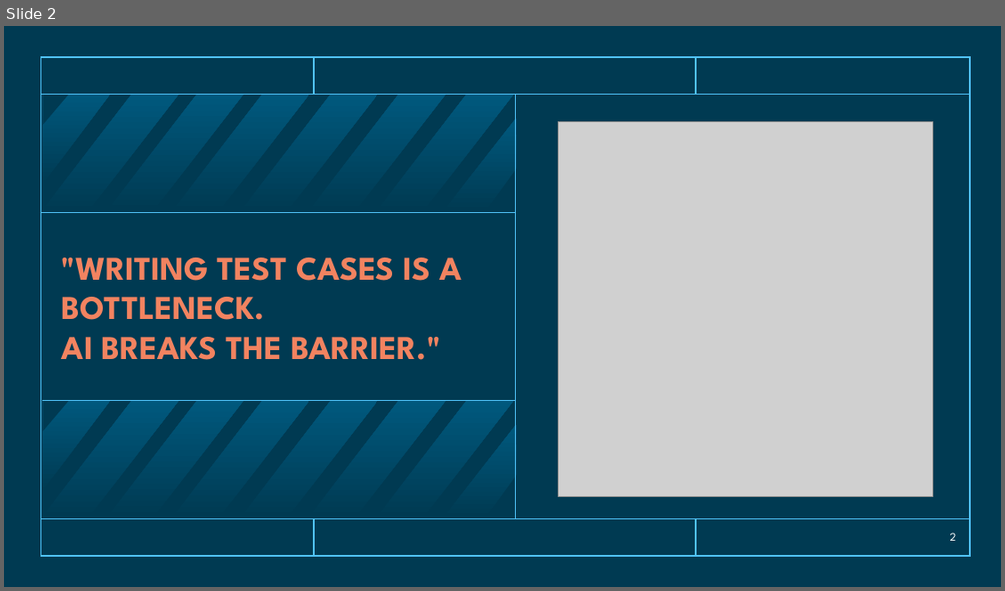
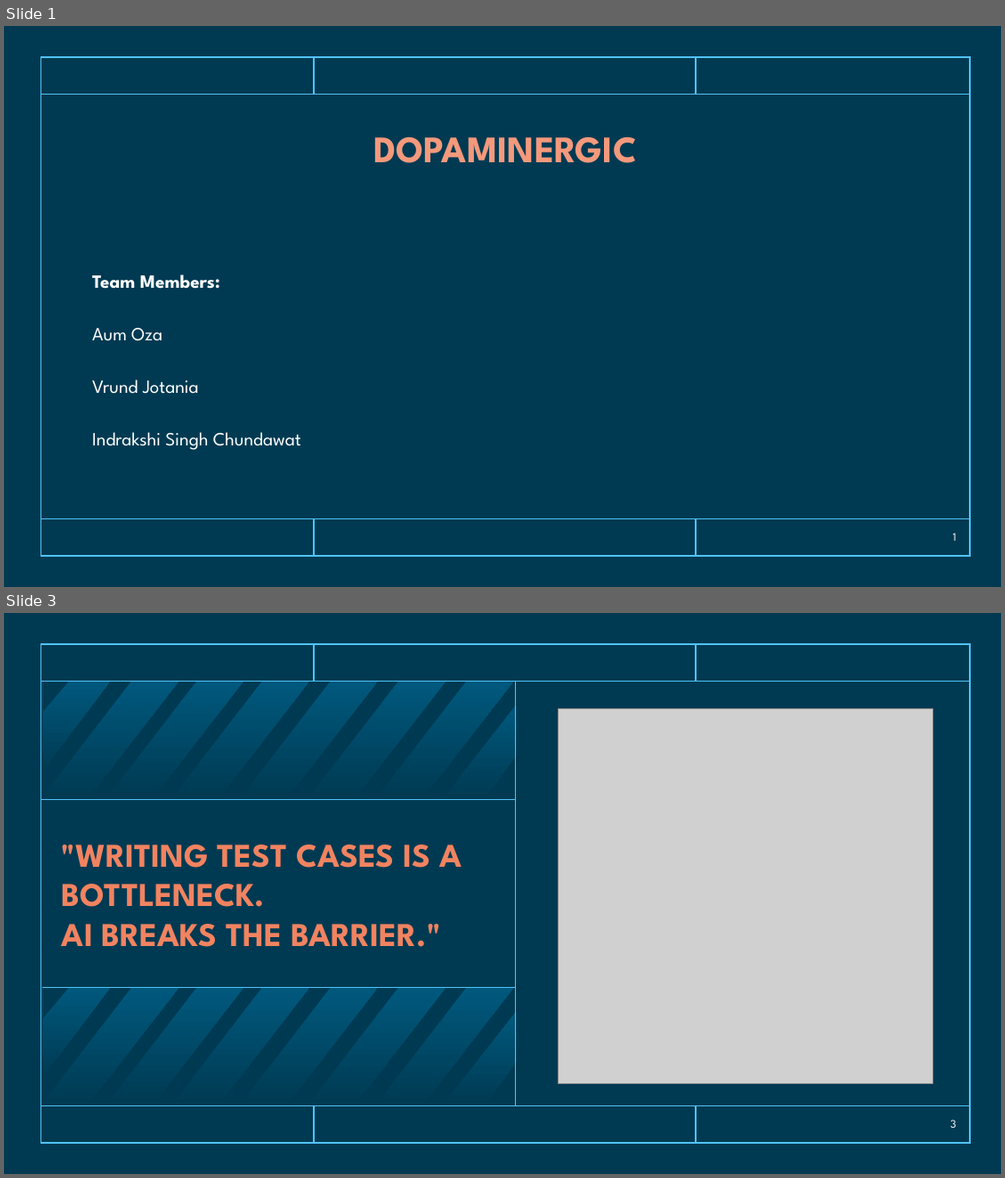
Before and after one commit to AumOzaa/Test_Ai, a slide deck: Test_AI.pptx. Shown one above the other, each under a label of ours: slide 2 before the commit, slides 1 and 3 after it; the slides between them are not shown. The pictures are 1005x591 and 1005x1178 pixels, drawn with LibreOffice and Linux fonts; fonts in the diff are those of the drawing; grey boxes stand for pictures. Boxes give left, top, right and bottom in pixels: in the first picture for what was removed or moved away, otherwise in the second. Text is boxed around its words. In the diff, an @@ line names an element or a change of style, - is before the commit and + after.

```diff
--- a/Test_AI.pptx
+++ b/Test_AI.pptx
@@ slide 1 added at (4, 26, 1001, 587), background #003A52; not listed: 7 template elements that a slide beside it also shows @@
@@ title added at (374, 136, 638, 163), 36 pt, text #F4997C, bold @@
+DOPAMINERGIC
@@ text added at (92, 274, 301, 450), 18 pt, text #FFFFFF @@
+Team Members:
+Aum Oza
+Vrund Jotania
+Indrakshi Singh Chundawat
@@ page number added at (953, 532, 956, 540), 11 pt, text #FFFFFF @@
+1
@@ what was slide 2 is now slide 3 @@
@@ page number at (950, 1119, 956, 1127): text changed @@
-2
+3
```
Also in this commit, not shown: 2 slides changed.
